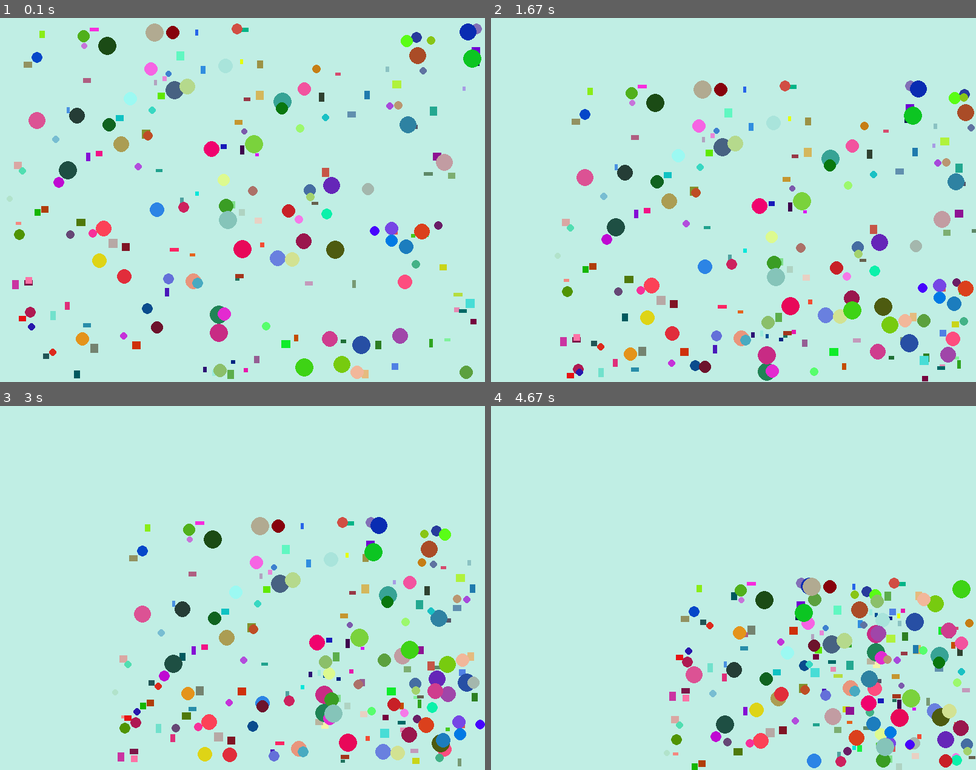
Above: before the commit, frames 1-4 (two rows, left to right).
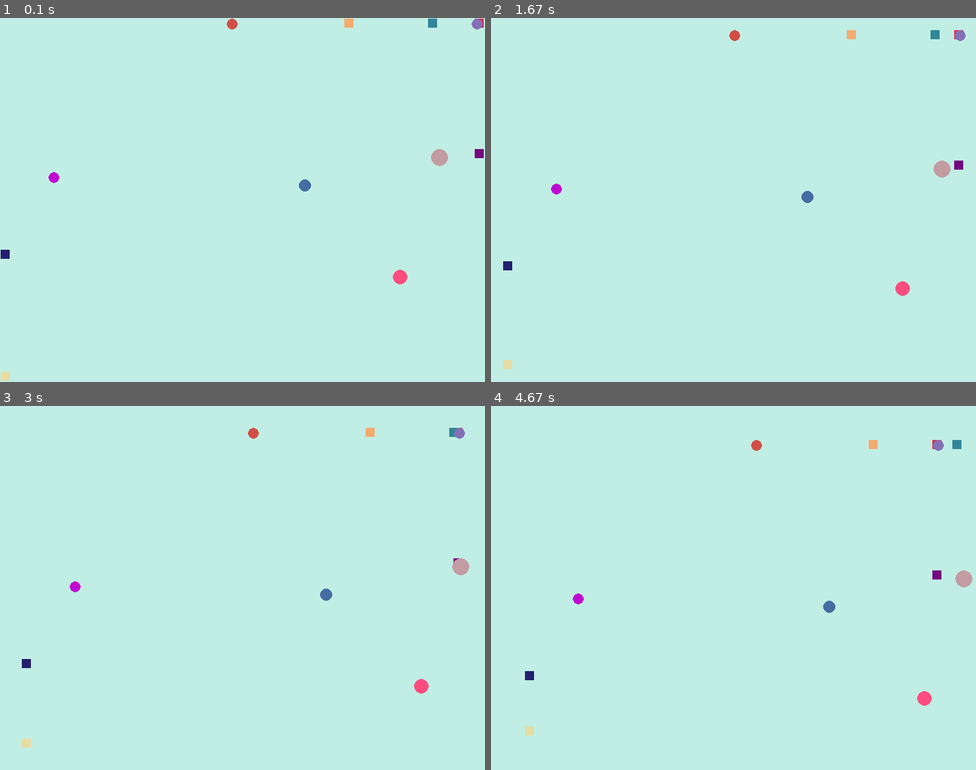
Above: after the commit, the same moments.

Repository: pettdev/Juego-de-Bolillas-PyGame
Game: pygame game, started from main.py
Two runs of this game, one before a commit and one after it. Both use one fixed random seed, a clock stepped at 60 frames per second and the inputs below.
Inputs:
- Up to frame 1 (0.1 s): no input
- Up to frame 2 (1.67 s): no input
- Up to frame 3 (3 s): no input
- Up to frame 4 (4.67 s): no input

The runs differ from the first frame. In frame 1, 9.5% of the frame differs, in the area x 0-100%, y 0-100%; in frame 2, 9.7%, in the area x 2-100%, y 3-100%; in frame 3, 9.3%; in frame 4, 9.0%.

Commit message:
Funcion Rectangulo y bugs finalizados con instrucciones

Diff:
--- a/figuras_mias.py
+++ b/figuras_mias.py
@@ -20,35 +20,38 @@
 
     def mover(self):
 
-         # # # # # # # DENTRO DE LOS LÍMITES DEL EJE X & EJE Y # # # # # #
-        # EJE X: pos_x >= ancho and pos_x < MÁX_ANCHO
-        # EJE Y: pos_y >= alto and pos_y < MÁX_ALTO
+        # # # # # # # DENTRO DE LOS LÍMITES DEL EJE X & EJE Y # # # # # #
+        # EJE X: pos_x >= 0 and pos_x < MÁX_ANCHO
+        # EJE Y: pos_y >= 0 and pos_y < MÁX_ALTO
         #
-        # EL ANCHO Y ALTO DE LA *FIGURA*, SON EL LÍMITE *INFERIOR* DE CADA EJE
+        # EL ORIGEN (0,0) DE LA -PANTALLA-, SON EL LÍMITE *INFERIOR* DE CADA EJE
         # LA ANCHO Y ALTO DE LA -PANTALLA-, SON EL LÍMITE -SUPERIOR- DE CADA EJE
         #
-        # EL LÍMITE INFERIOR PUEDE SER IGUAL AL ANCHO/ALTO DE LA FIGURA
+        # EL LÍMITE INFERIOR PUEDE SER IGUAL 0
         # EL LÍMITE SUPERIOR DEBE TENDER HACIA EL ANCHO/ALTO DE LA VENTANA (MAS NO LLEGAR)
 
-        if self.pos_x < self.ancho: # Si pos_x es menor al radio:
-            self.pos_x = self.ancho # -> pos_x estará dentro del límite inferior del eje x
+        if self.pos_x < 0: # Si pos_x es menor que cero:
+            self.pos_x = 0 # -> pos_x estará dentro del límite inferior del eje x
 
-        elif self.pos_x >= self.max_an: # Si pos_x es mayor/igual que el límite del ancho:
+        if self.pos_x >= self.max_an: # Si pos_x es mayor/igual que el límite del ancho:
             self.pos_x = self.max_an - 1 # --> pos_x estará dentro del límite superior del eje x
 
-        elif self.pos_y < self.alto: # Si pos_y es menor al radio:
-            self.pos_y = self.alto # --> pos_y estará dentro del límite inferior del eje y
+        elif self.pos_y < 0: # Si pos_y es menor que cero:
+            self.pos_y = 0 # --> pos_y estará dentro del límite inferior del eje y
 
-        elif self.pos_y >= self.max_al: # Si pos_y es mayor/igual que el límite del alto:
+        if self.pos_y >= self.max_al: # Si pos_y es mayor/igual que el límite del alto:
             self.pos_y = self.max_al - 1 # --> pos_y estará dentro del límite superior del eje y
 
         self.pos_x += self.vx # --> moverá horizontalmente a la figura
         self.pos_y += self.vy # --> moverá verticalmente a la figura
 
-        if self.pos_x >= self.max_an or self.pos_x <= self.ancho:
-            self.vx *= -1
-        if self.pos_y >= self.max_al or self.pos_y <= self.alto:
-            self.vy *= -1
+        # Si pos_x es menor al ancho de la pantalla o menor/igual que cero:
+        if self.pos_x >= self.max_an or self.pos_x <= 0:
+            self.vx *= -1 # --> pos_x cambiará de dirección (opuesta)
+
+        # Si pos_y es menor al alto de la pantalla o menor/igual que cero:
+        if self.pos_y >= self.max_al or self.pos_y <= 0:
+            self.vy *= -1 # --> pos_y cambiará de dirección (opuesta)
 
 
     def dibujar(self):
--- a/main.py
+++ b/main.py
@@ -14,14 +14,14 @@
 pg.display.set_caption("Bolillas Rebotando") # Titulo para la ventana
 
 game_over = False
-velocidad = 1
+velocidad = 0.2
 
 listaCuadritos = []
 listaBolillas = []
 
-for i in range (1, 101):
-    listaCuadritos.append(Rectangulo(rn.randint(5,15), rn.randint(5,15), (rn.randint(0, 255), rn.randint(0, 255), rn.randint(0, 255)), rn.randint(0, 800), rn.randint(0, 600), ancho_pant, alto_pant, pantalla_principal, velocidad))
-for i in range (1, 101):
+for i in range (0, 6):
+    listaCuadritos.append(Rectangulo(15, 15, (rn.randint(0, 255), rn.randint(0, 255), rn.randint(0, 255)), rn.randint(-999, 1000), rn.randint(-999, 1000), ancho_pant, alto_pant, pantalla_principal, velocidad))
+for i in range (0, 6):
     listaBolillas.append(Bola(rn.randint(5, 15),(rn.randint(0, 255), rn.randint(0, 255), rn.randint(0, 255)), rn.randint(0, 800), rn.randint(0, 600), ancho_pant, alto_pant, pantalla_principal, velocidad))
 
 while not game_over:
